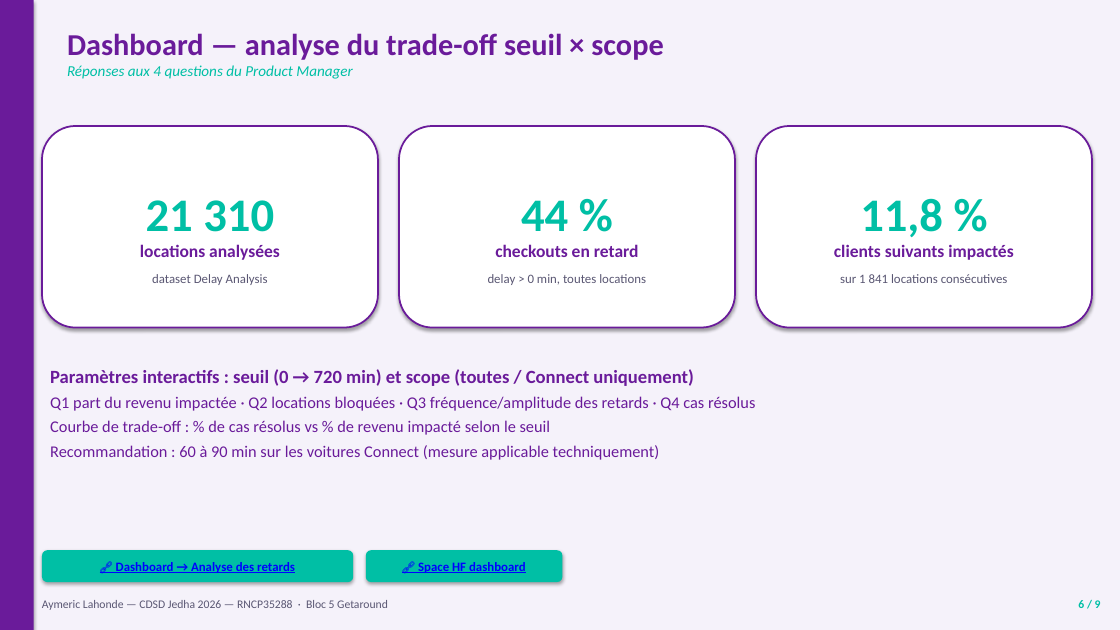
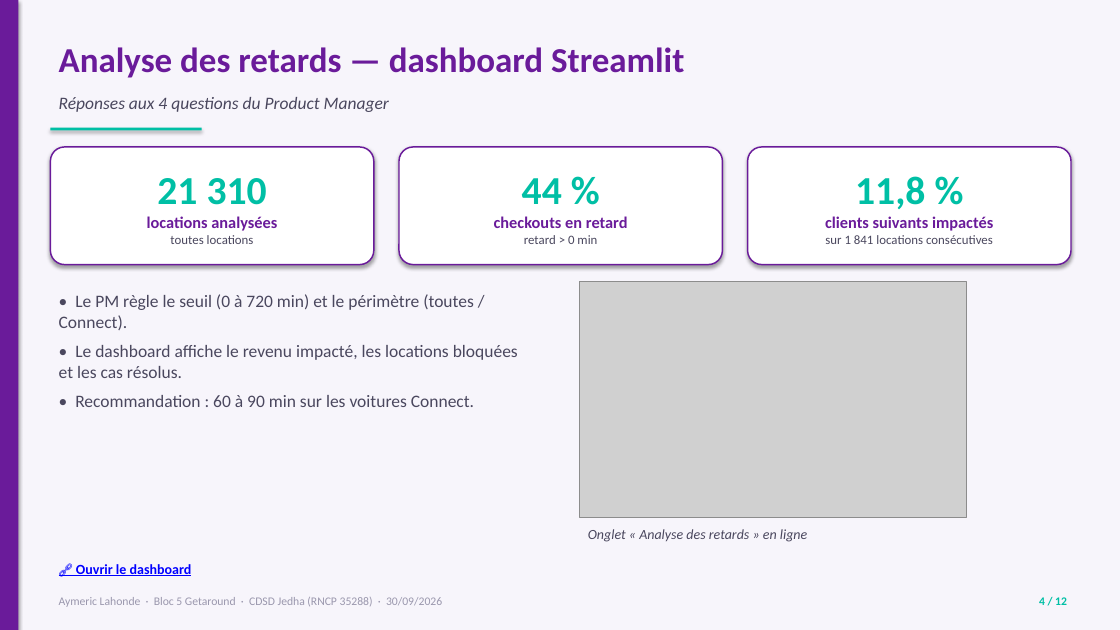
Before and after one commit to aymericlahonde-dotcom/cdsd-b5-getaround, a slide deck: slide 4 of Presentation_Getaround_Soutenance.pptx (slide 6 before the commit). Drawn at 1120x630 pixels with LibreOffice and Linux fonts; fonts in the diff are those of the drawing; grey boxes stand for pictures. Boxes give left, top, right and bottom in pixels: in the first picture for what was removed or moved away, otherwise in the second. Text is boxed around its words. In the diff, an @@ line names an element or a change of style, - is before the commit and + after.

Commit message:
PPT de soutenance refait sur la structure Jedha (12 slides, captures, liens) + script de captures

```diff
--- a/Presentation_Getaround_Soutenance.pptx
+++ b/Presentation_Getaround_Soutenance.pptx
@@ rectangle: place and size @@
-rectangle at box(0, 0, 34, 630)
+rectangle at box(0, 0, 18, 630)
@@ rectangle at box(0, 0, 1120, 630): fill #F5F2FA to #F7F5FB @@
@@ text added at box(59, 47, 684, 78), 30 pt, text #6A1B9A, bold @@
+Analyse des retards — dashboard Streamlit
@@ text at box(67, 33, 663, 60): paragraph removed @@
-Dashboard — analyse du trade-off seuil × scope
@@ text "Réponses aux 4 questions du ...": place and size @@
-text "Réponses aux 4 questions du ..." at box(67, 33, 663, 79)
+text "Réponses aux 4 questions du ..." at box(59, 97, 389, 112)
@@ text "Réponses aux 4 questions du ..." at box(59, 97, 389, 112): size 13 to 15 pt, text colour #00BFA5 to #4A475E @@
@@ rounded rectangle "21 310" at box(50, 147, 374, 265): outline #6A1B9A 1.5 pt to #6A1B9A 1.25 pt; proportions changed @@
@@ rounded rectangle "21 310": place and size @@
-rounded rectangle "21 310" at box(42, 126, 378, 328)
+rounded rectangle "21 310" at box(50, 147, 374, 265)
@@ rectangle added at box(50, 128, 202, 130), fill #00BFA5 @@
@@ rounded rectangle "44 %": place and size @@
-rounded rectangle "44 %" at box(399, 126, 735, 328)
+rounded rectangle "44 %" at box(399, 147, 723, 265)
@@ rounded rectangle "44 %" at box(399, 147, 723, 265): outline #6A1B9A 1.5 pt to #6A1B9A 1.25 pt; proportions changed @@
@@ rounded rectangle "11,8 %": place and size @@
-rounded rectangle "11,8 %" at box(756, 126, 1092, 328)
+rounded rectangle "11,8 %" at box(748, 147, 1071, 265)
@@ rounded rectangle "11,8 %" at box(748, 147, 1071, 265): size 40 to 34 pt in "11,8 %"; size 15 to 14 pt in "clients suivants impactés"; text colour #5A5773 to #4A475E in "sur 1 841 locations consécutives"; less space between paragraphs; outline #6A1B9A 1.5 pt to #6A1B9A 1.25 pt; proportions changed @@
@@ text in rounded rectangle at box(147, 178, 277, 231): size 40 to 34 pt in "21 310"; size 15 to 14 pt in "locations analysées" @@
@@ text in rounded rectangle at box(494, 178, 628, 228): size 40 to 34 pt in "44 %"; size 15 to 14 pt in "checkouts en retard" @@
@@ text in rounded rectangle at box(170, 235, 254, 244): text changed; text colour #5A5773 to #4A475E @@
-dataset Delay Analysis
+toutes locations
@@ text in rounded rectangle at box(524, 235, 597, 244): text changed; text colour #5A5773 to #4A475E @@
-delay > 0 min, toutes locations
+retard > 0 min
@@ text at box(59, 294, 518, 407): text changed; size 14 to 15 pt; text colour #6A1B9A to #4A475E @@
-Paramètres interactifs : seuil (0 → 720 min) et scope (toutes / Connect uniquement)
-Q1 part du revenu impactée · Q2 locations bloquées · Q3 fréquence/amplitude des retards · Q4 cas résolus
-Courbe de trade-off : % de cas résolus vs % de revenu impacté selon le seuil
-Recommandation : 60 à 90 min sur les voitures Connect (mesure applicable techniquement)
+• Le PM règle le seuil (0 à 720 min) et le périmètre (toutes / Connect).
+• Le dashboard affiche le revenu impacté, les locations bloquées et les cas résolus.
+• Recommandation : 60 à 90 min sur les voitures Connect.
@@ picture added at box(580, 281, 966, 518) @@
@@ text added at box(588, 529, 807, 542), 12 pt, text #4A475E, italic @@
+Onglet « Analyse des retards » en ligne
@@ rounded rectangle removed at box(42, 550, 354, 582) @@
-🔗 Dashboard → Analyse des retards
@@ text added at box(76, 564, 192, 576), 12 pt, text #0000FF, bold, underline @@
+🔗 Ouvrir le dashboard
@@ rounded rectangle removed at box(366, 550, 563, 582) @@
-🔗 Space HF dashboard
@@ text at box(59, 597, 442, 607): text changed; text colour #5A5773 to #9A97AD @@
-Aymeric Lahonde — CDSD Jedha 2026 — RNCP35288 · Bloc 5 Getaround
+Aymeric Lahonde · Bloc 5 Getaround · CDSD Jedha (RNCP 35288) · 30/09/2026
@@ text added at box(1039, 597, 1067, 605), 10 pt, text #00BFA5, bold @@
+4 / 12
@@ text removed at box(1078, 600, 1101, 608) @@
-6 / 9
```
Also in this commit, not shown: 1 other slide changed, 10 slides added, 7 slides removed, 2 other files.
